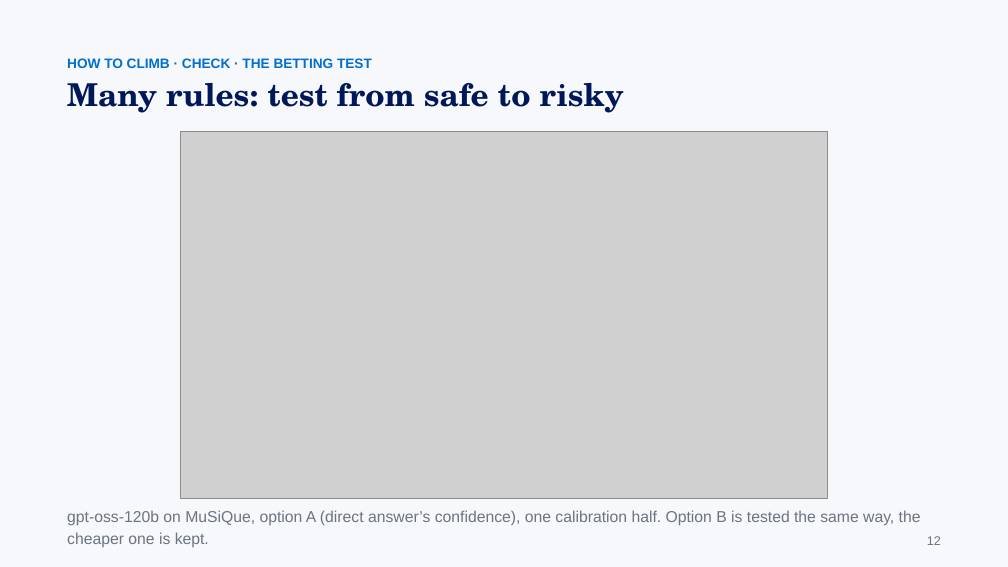
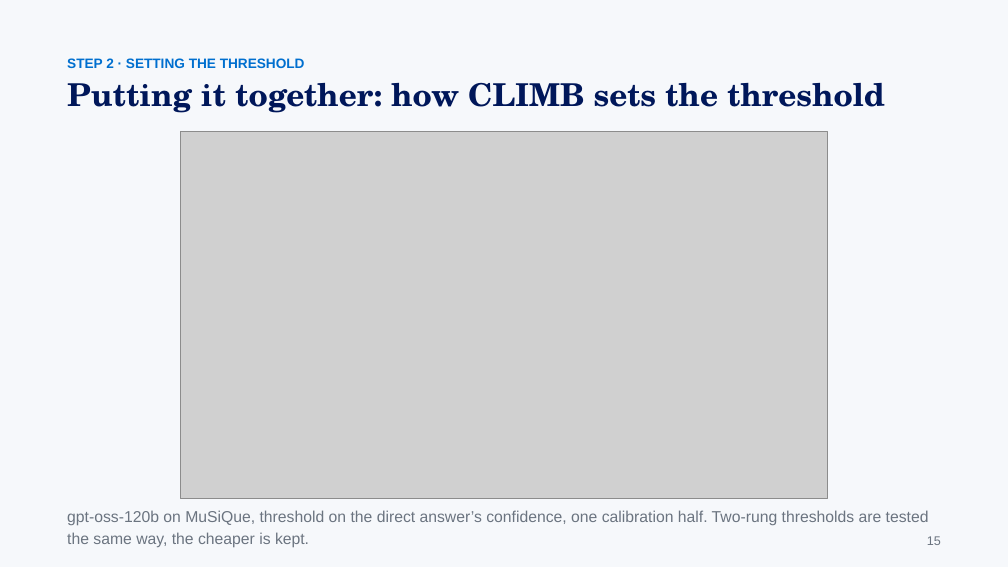
Before and after one commit to gaoj21/tokenbank, a slide deck: slide 15 of slides/CLIMB_talk.pptx (slide 12 before the commit). Drawn at 1008x567 pixels with LibreOffice and Linux fonts; fonts in the diff are those of the drawing; grey boxes stand for pictures. Boxes give left, top, right and bottom in pixels: in the first picture for what was removed or moved away, otherwise in the second. Text is boxed around its words. In the diff, an @@ line names an element or a change of style, - is before the commit and + after.

```diff
--- a/slides/CLIMB_talk.pptx
+++ b/slides/CLIMB_talk.pptx
@@ text at (x1=67, y1=58, x2=305, y2=68): text changed @@
-HOW TO CLIMB · CHECK · THE BETTING TEST
+STEP 2 · SETTING THE THRESHOLD
@@ text at (x1=67, y1=82, x2=885, y2=113): text changed @@
-Many rules: test from safe to risky
+Putting it together: how CLIMB sets the threshold
@@ text at (x1=67, y1=510, x2=929, y2=547): text changed @@
-gpt-oss-120b on MuSiQue, option A (direct answer’s confidence), one calibration half. Option B is tested the same way, the cheaper one is kept.
+gpt-oss-120b on MuSiQue, threshold on the direct answer’s confidence, one calibration half. Two-rung thresholds are tested the same way, the cheaper is kept.
@@ text at (x1=927, y1=536, x2=941, y2=545): text changed @@
-12
+15
```
Also in this commit, not shown: 22 other slides changed, 4 slides added, 1 slide removed, 7 other files.
